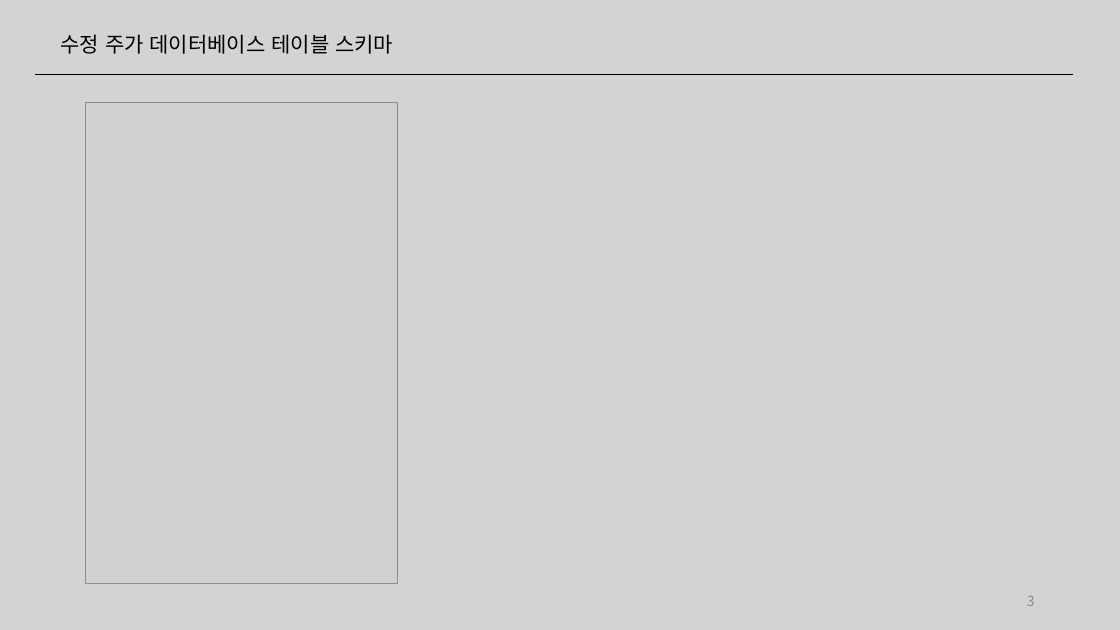
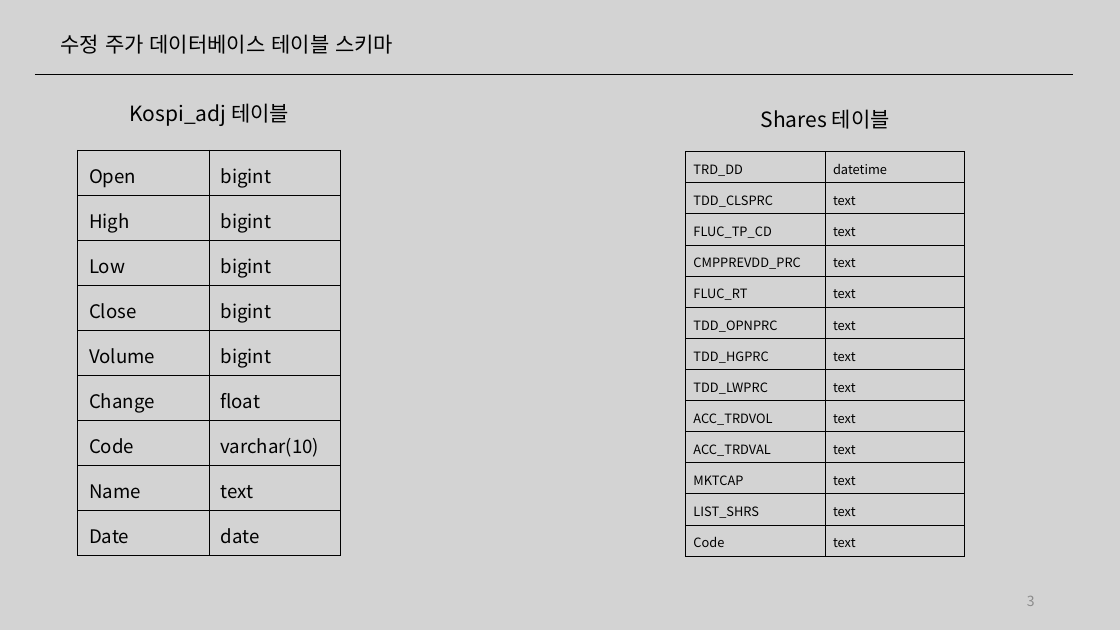
Before and after one commit to ddiyoung/find_value_stocks, a slide deck: slide 3 of 20011656_우지훈.pptx. Drawn at 1120x630 pixels with LibreOffice and Linux fonts; fonts in the diff are those of the drawing; grey boxes stand for pictures. Boxes give left, top, right and bottom in pixels: in the first picture for what was removed or moved away, otherwise in the second. Text is boxed around its words. In the diff, an @@ line names an element or a change of style, - is before the commit and + after.

```diff
--- a/20011656_우지훈.pptx
+++ b/20011656_우지훈.pptx
@@ picture removed at (85,103,397,584) @@
@@ text added at (129,103,289,126), 18 pt, text #000000 @@
+Kospi_adj 테이블
@@ text added at (761,109,890,129), 18 pt, text #000000 @@
+Shares 테이블
@@ table added at (78,150,342,556), 9 rows, 2 columns @@
+Open | bigint
+High | bigint
+Low | bigint
+Close | bigint
+Volume | bigint
+Change | float
+Code | varchar(10)
+Name | text
+Date | date
@@ table added at (686,152,965,556), 13 rows, 2 columns @@
+TRD_DD | datetime
+TDD_CLSPRC | text
+FLUC_TP_CD | text
+CMPPREVDD_PRC | text
+FLUC_RT | text
+TDD_OPNPRC | text
+TDD_HGPRC | text
+TDD_LWPRC | text
+ACC_TRDVOL | text
+ACC_TRDVAL | text
+MKTCAP | text
+LIST_SHRS | text
+Code | text
```
Also in this commit, not shown: 3 other slides changed, 11 slides added, 47 slides removed, 10 other files.
